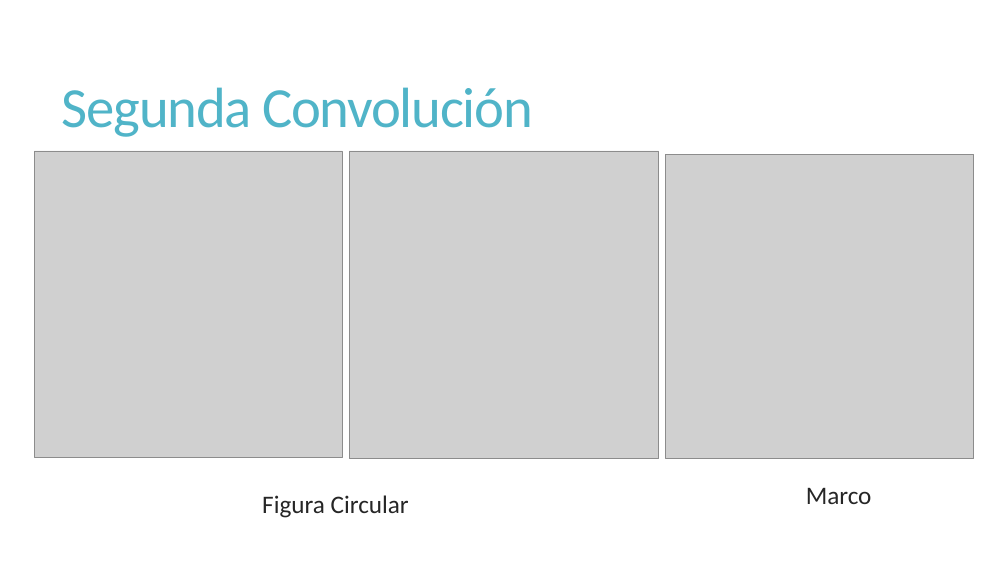
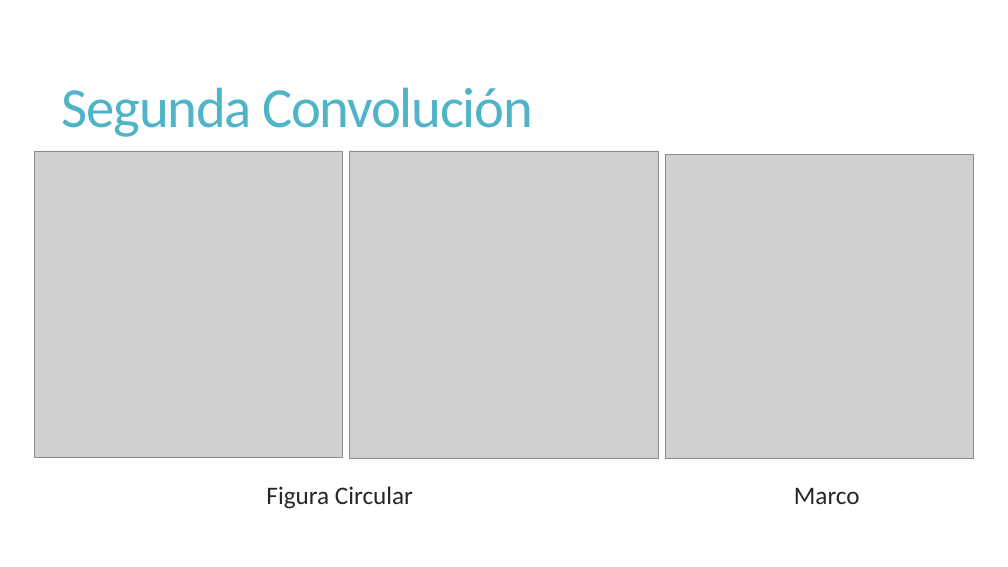
Before and after one commit to JoseGuzmanZamora/ArtClassification, a slide deck: slide 20 of ArtClassification.pptx. Drawn at 1008x567 pixels with LibreOffice and Linux fonts; fonts in the diff are those of the drawing; grey boxes stand for pictures. Boxes give left, top, right and bottom in pixels: in the first picture for what was removed or moved away, otherwise in the second. Text is boxed around its words. In the diff, an @@ line names an element or a change of style, - is before the commit and + after.

```diff
--- a/ArtClassification.pptx
+++ b/ArtClassification.pptx
@@ text "Figura Circular": place and size @@
-text "Figura Circular" at <box>262,495,409,518</box>
+text "Figura Circular" at <box>266,486,413,509</box>
@@ text "Marco": place and size @@
-text "Marco" at <box>806,487,872,504</box>
+text "Marco" at <box>794,487,860,504</box>
```
Also in this commit, not shown: 13 other slides changed, 2 slides added, 1 slide removed, 19 other files.
